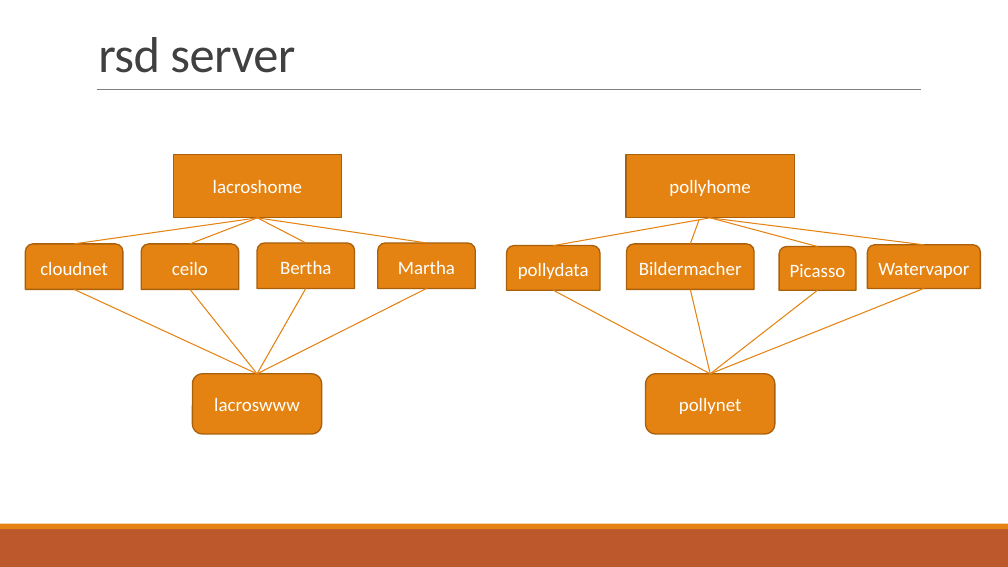
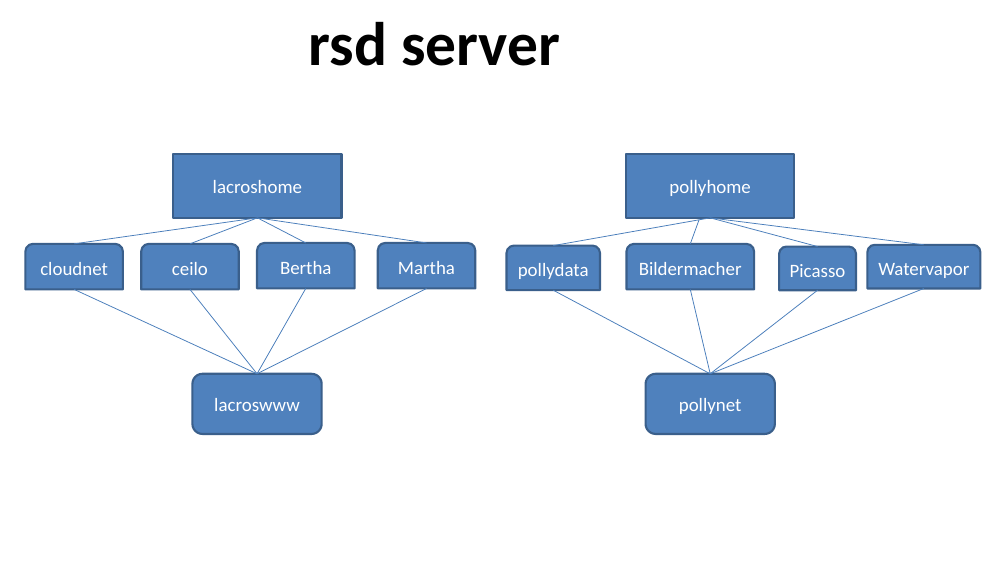
Before and after one commit to PollyNET/Pollynet_Processing_Chain, a slide deck: slide 3 of doc/Pollynet_Processing_Chain.pptx. Drawn at 1008x567 pixels with LibreOffice and Linux fonts; fonts in the diff are those of the drawing; background and template pictures are left out. Boxes give left, top, right and bottom in pixels: in the first picture for what was removed or moved away, otherwise in the second. Text is boxed around its words. In the diff, an @@ line names an element or a change of style, - is before the commit and + after.

```diff
--- a/doc/Pollynet_Processing_Chain.pptx
+++ b/doc/Pollynet_Processing_Chain.pptx
@@ title "rsd server": place and size @@
-title "rsd server" at [98, 37, 295, 73]
+title "rsd server" at [309, 21, 560, 66]
@@ title "rsd server" at [309, 21, 560, 66]: size 48 to 58.7 pt, text colour #404040 to #000000, letter spacing -0.5 to 0 pt, bold on; alignment left to centre; line spacing 0.85 to 1; vertical alignment bottom to top @@
@@ line removed from (97, 89) to (921, 89) @@
@@ line (258, 218) - (74, 244): stroke #E48312 1 pt to #4B7EBC 0.75 pt @@
@@ line (258, 218) - (190, 244): stroke #E48312 1 pt to #4B7EBC 0.75 pt @@
@@ line (258, 218) - (306, 243): stroke #E48312 1 pt to #4B7EBC 0.75 pt @@
@@ line (258, 218) - (426, 243): stroke #E48312 1 pt to #4B7EBC 0.75 pt @@
@@ line (710, 218) - (554, 246): stroke #E48312 1 pt to #4B7EBC 0.75 pt @@
@@ line (699, 219) - (690, 244): stroke #E48312 1 pt to #4B7EBC 0.75 pt @@
@@ line (710, 218) - (818, 247): stroke #E48312 1 pt to #4B7EBC 0.75 pt @@
@@ line (710, 218) - (924, 245): stroke #E48312 1 pt to #4B7EBC 0.75 pt @@
@@ line (74, 290) - (257, 374): stroke #E48312 1 pt to #4B7EBC 0.75 pt @@
@@ line (190, 290) - (257, 374): stroke #E48312 1 pt to #4B7EBC 0.75 pt @@
@@ line (306, 289) - (257, 374): stroke #E48312 1 pt to #4B7EBC 0.75 pt @@
@@ line (426, 289) - (257, 374): stroke #E48312 1 pt to #4B7EBC 0.75 pt @@
@@ line (554, 290) - (710, 374): stroke #E48312 1 pt to #4B7EBC 0.75 pt @@
@@ line (690, 290) - (710, 374): stroke #E48312 1 pt to #4B7EBC 0.75 pt @@
@@ line (818, 290) - (710, 374): stroke #E48312 1 pt to #4B7EBC 0.75 pt @@
@@ line (924, 289) - (710, 374): stroke #E48312 1 pt to #4B7EBC 0.75 pt @@
@@ fill #E48312 to #4F81BD; outline #A9610D 1.25 pt to #3A5F8C 2 pt in 12 elements at [173, 154, 342, 218], [26, 244, 123, 290], [141, 244, 239, 290], [378, 243, 476, 288], [257, 243, 355, 288], [193, 374, 322, 434], [626, 154, 795, 218], [507, 246, 600, 290], [627, 244, 755, 290], [780, 247, 857, 290], [867, 245, 980, 289], [646, 374, 775, 434] @@
@@ rectangle removed at [0, 529, 1008, 567] @@
@@ rectangle removed at [0, 524, 1008, 529] @@
```
Also in this commit, not shown: 9 other slides changed, 3 slides added, 2 slides removed, 3 other files.
